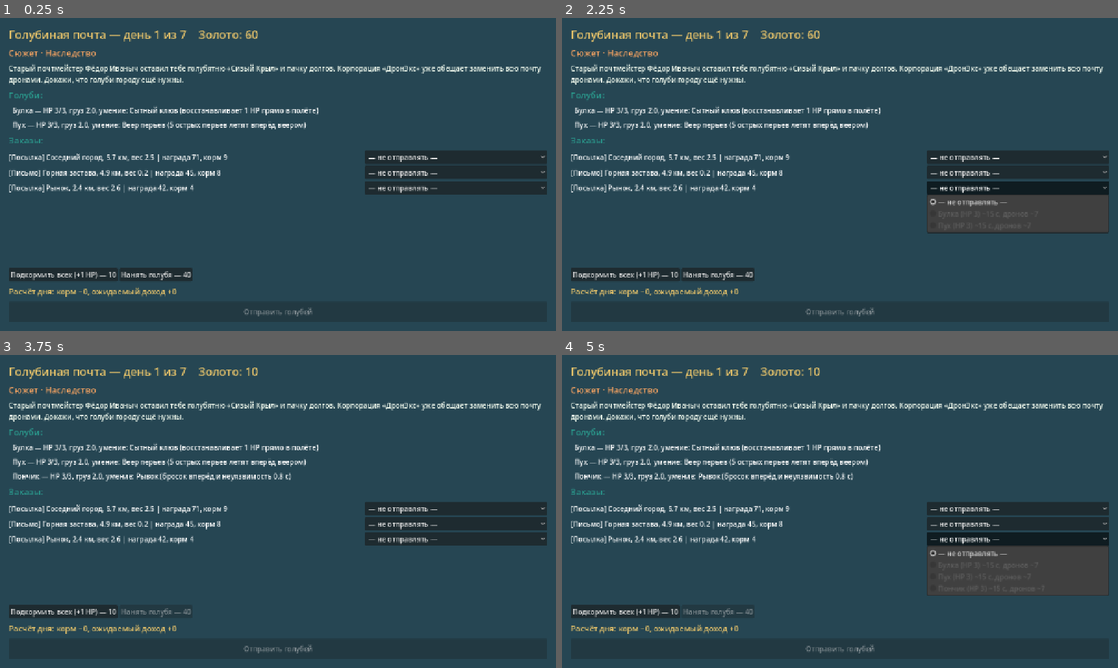
Above: before the commit, frames 1-4 (two rows, left to right).
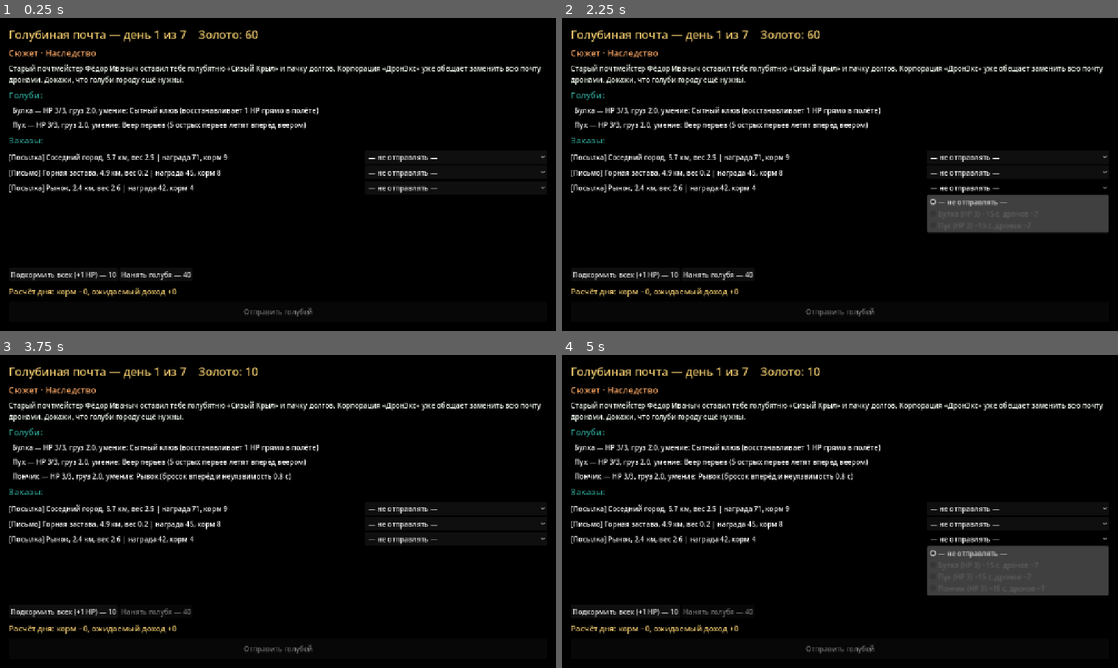
Above: after the commit, the same moments.

Repository: nikitatrusov/Xakaton_Golubi
Game: Godot game, scene res://scenes/management.tscn
The game is run twice, just before and just after one commit, with the same random seed, the same clock (stepped at 60 frames per second) and the same inputs. Video files are missing from this copy of the repository; at most half a second of black plays in their place.
Inputs:
- Up to frame 1 (0.25 s): no input
- Up to frame 2 (2.25 s): click "— не отправлять —" at 0.5 s; click "— не отправлять —" at 1.25 s; click "— не отправлять —" at 2 s
- Up to frame 3 (3.75 s): click "Подкормить всех (+1 HP) — 10" at 2.75 s; click "Нанять голубя — 40" at 3.5 s
- Up to frame 4 (5 s): click "— не отправлять —" at 4.25 s

The runs differ from the first frame. In frame 1, 98% of the frame differs, in the area x 0-100%, y 0-100%; in frame 2, 94%; in frame 3, 98%; in frame 4, 93%.

Commit message:
Добавлена анимация на главный экран

Diff:
--- a/project.godot
+++ b/project.godot
@@ -1,11 +1,22 @@
 ; Engine configuration file.
+; It's best edited using the editor UI and not directly,
+; since the parameters that go here are not all obvious.
+;
+; Format:
+;   [section] ; section goes between []
+;   param=value ; assign values to parameters
+
 config_version=5
+
+[animation]
+
+compatibility/default_parent_skeleton_in_mesh_instance_3d=true
 
 [application]
 
 config/name="Голубиная почта"
 run/main_scene="res://scenes/management.tscn"
-config/features=PackedStringArray("4.3")
+config/features=PackedStringArray("4.7")
 
 [autoload]
 
--- a/scenes/management.tscn
+++ b/scenes/management.tscn
@@ -1,8 +1,8 @@
-[gd_scene load_steps=2 format=3]
+[gd_scene format=3 uid="uid://bsvkdnkjskjx4"]
 
-[ext_resource type="Script" path="res://scripts/management.gd" id="1"]
+[ext_resource type="Script" uid="uid://dxsx66dvp3fs5" path="res://scripts/management.gd" id="1"]
 
-[node name="Management" type="Control"]
+[node name="Management" type="Control" unique_id=165548936]
 layout_mode = 3
 anchors_preset = 15
 anchor_right = 1.0
--- a/scripts/management.gd
+++ b/scripts/management.gd
@@ -27,9 +27,24 @@
 func _build() -> void:
 	_clear()
 	var bg := ColorRect.new()
-	bg.color = Color("#264653")
+	bg.color = Color.BLACK
 	bg.set_anchors_preset(Control.PRESET_FULL_RECT)
 	add_child(bg)
+
+	var video := VideoStreamPlayer.new()
+	video.stream = load("res://pigeon_post_loop_1280x720.ogv")   # проверьте точный путь и имя файла
+	video.autoplay = true
+	video.loop = true
+	video.expand = true
+	video.set_anchors_preset(Control.PRESET_FULL_RECT)
+	video.offset_top = 70
+	video.offset_bottom = -120
+	add_child(video)
+
+	var dim := ColorRect.new()
+	dim.color = Color(0, 0, 0, 0.4)
+	dim.set_anchors_preset(Control.PRESET_FULL_RECT)
+	add_child(dim)
 
 	var margin := MarginContainer.new()
 	margin.set_anchors_preset(Control.PRESET_FULL_RECT)
Not shown, added: pigeon_post_loop_1280x720.ogv.uid
Not shown, added: scripts/flight.gd.uid
Not shown, added: scripts/game.gd.uid
Not shown, added: scripts/management.gd.uid
Not shown, added: pigeon_post_loop_1280x720.ogv
